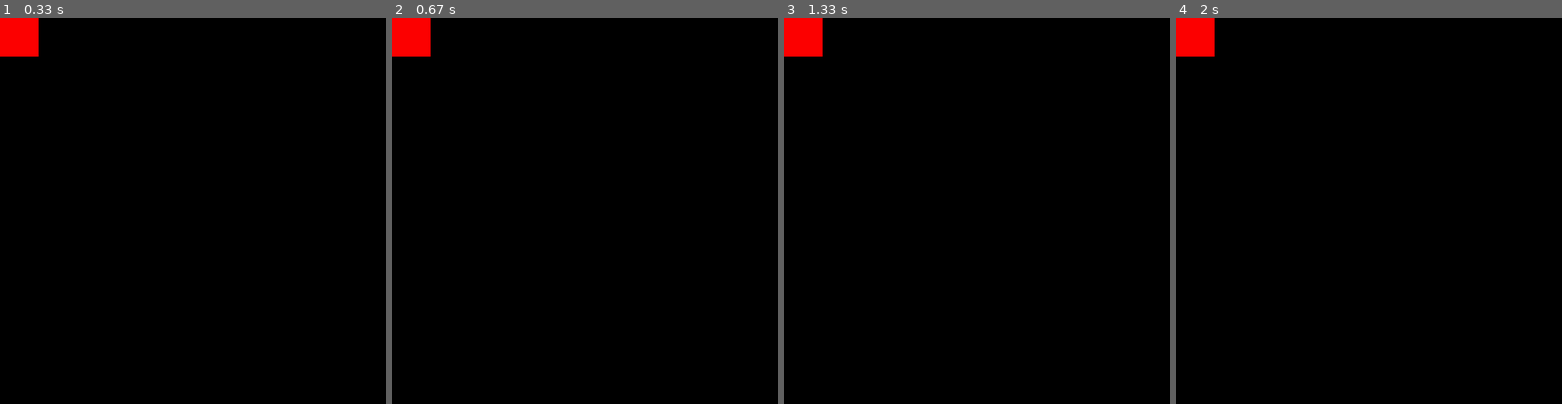
Above: before the commit, frames 1-4 (left to right).
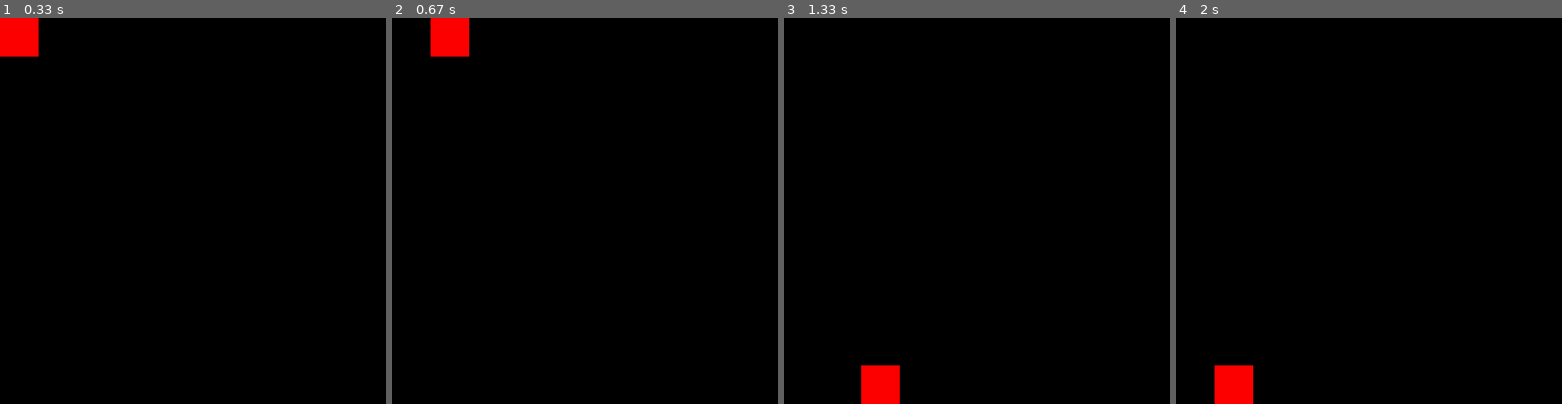
Above: after the commit, the same moments.

Repository: JohnDNewman/EECS_581_project_1
Game: pygame game, started from test.py
The game is run twice, just before and just after one commit, with the same random seed, the same clock (stepped at 60 frames per second) and the same inputs.
Inputs:
- Up to frame 1 (0.33 s): no input
- Up to frame 2 (0.67 s): hold Right from 0.33 s (still down)
- Up to frame 3 (1.33 s): release Right at 0.8 s; hold Up 0.83-1.13 s; hold Right from 1.17 s (still down)
- Up to frame 4 (2 s): release Right at 1.63 s; hold Left from 1.67 s (still down)

Frame 1 is identical in both runs. In frame 2, 2.0% of the frame differs, in the area x 0-20%, y 0-10%; in frame 3, 2.0%; in frame 4, 2.0%.

Commit message:
Got rectangle to move properly in test file

Diff:
--- a/pygameloop.py
+++ b/pygameloop.py
@@ -217,8 +217,26 @@
         # Width of a square on the board is 102
 
         highlightedSquare = (0,0)
+        allPlaced = False
 
         rect = pg.Rect(1056,0,102,102)
+
+        while not allPlaced:
+            pg.draw.rect(self._screen, 'red', rect)
+            pg.display.update()
+
+            events = pg.event.get()
+
+            for event in events:
+                if event.type == pg.KEYDOWN:
+                    if event.key == pg.K_RIGHT:
+                        rect.move_ip(100,0)
+                    elif event.key == pg.K_LEFT:
+
+                    elif event.key == pg.K_DOWN:
+
+                    elif event.key == pg.K_UP:
+
 
 
 
--- a/test.py
+++ b/test.py
@@ -5,6 +5,41 @@
 running = True
 screen =  pg.display.set_mode((1000,1000))
 rect = pg.Rect((0,0), (100,100))
+
+# need to blit() if using an image
+
 while running:
+    screen.fill('black')
     pg.draw.rect(screen, 'red', rect)
     pg.display.update()
+
+    events = pg.event.get()
+
+    for event in events:
+        if event.type == pg.KEYDOWN:
+            if event.key == pg.K_RIGHT:
+                if rect.x < 900:
+                    rect.move_ip(100,0)
+                else:
+                    rect.x = 0
+
+            elif event.key == pg.K_LEFT:
+
+                if rect.x > 0:
+                    rect.move_ip(-100,0)
+                else:
+                    rect.x = 900
+
+            elif event.key == pg.K_DOWN:
+
+                if rect.y < 900:
+                    rect.move_ip(0,100)
+                else:
+                    rect.y = 0
+
+            elif event.key == pg.K_UP:
+
+                if rect.y > 0:
+                    rect.move_ip(0,-100)
+                else:
+                    rect.y = 900
